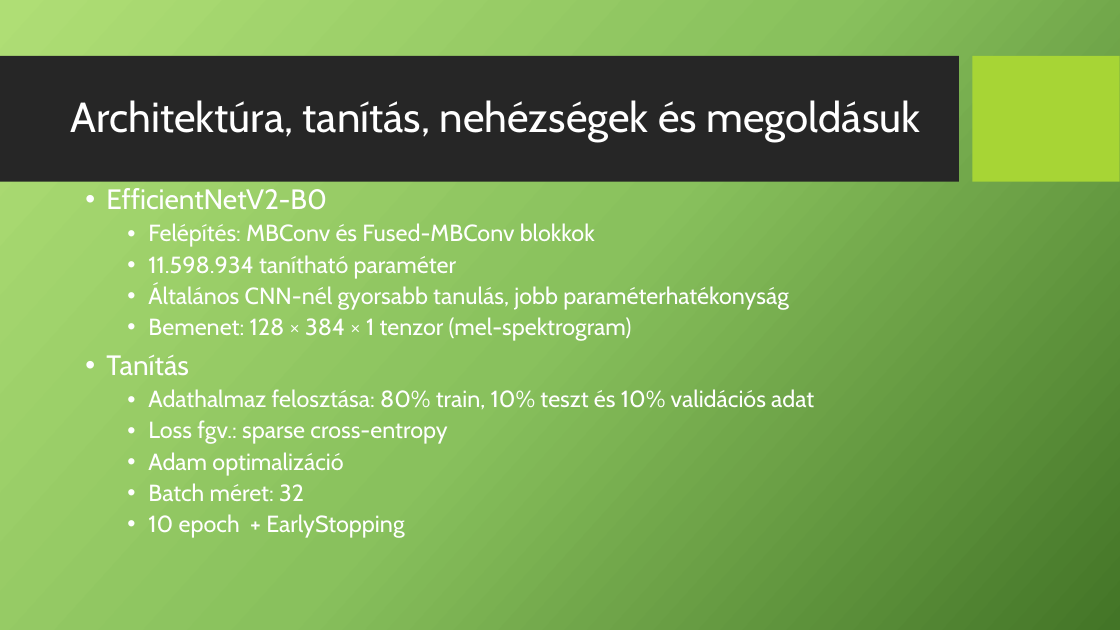
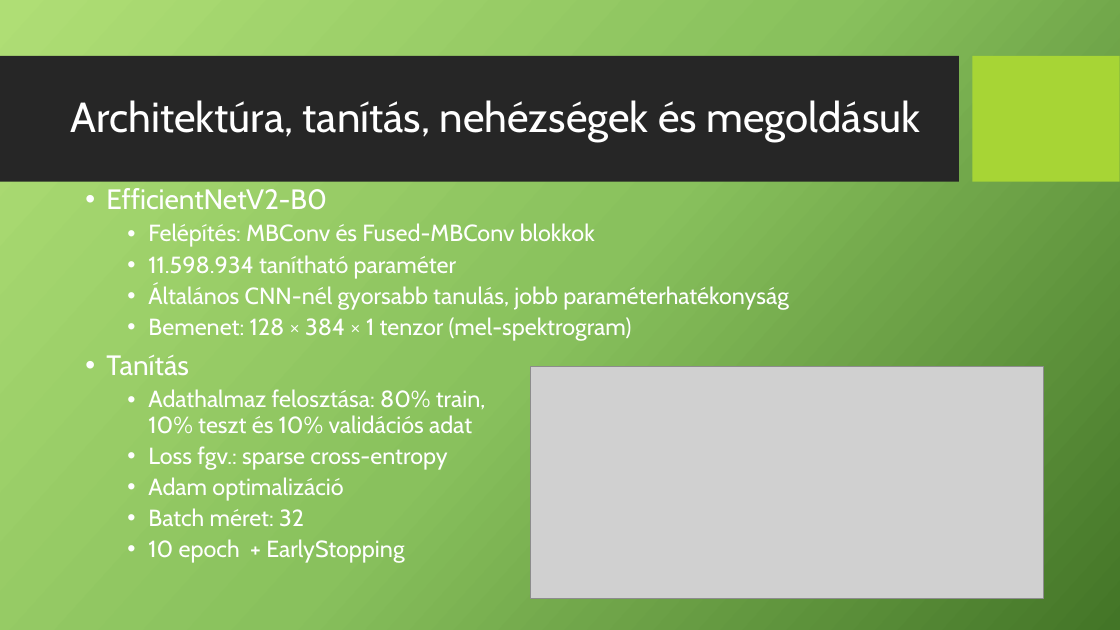
Before and after one commit to nagocs/birdclef-challenge, a slide deck: slide 6 of docs/AMV.pptx. Drawn at 1120x630 pixels with LibreOffice and Linux fonts; fonts in the diff are those of the drawing; grey boxes stand for pictures; background and template pictures are left out. Boxes give left, top, right and bottom in pixels: in the first picture for what was removed or moved away, otherwise in the second. Text is boxed around its words. In the diff, an @@ line names an element or a change of style, - is before the commit and + after.

```diff
--- a/docs/AMV.pptx
+++ b/docs/AMV.pptx
@@ text "EfficientNetV2-B0" rewrapped from (106,188,814,538) to (106,188,789,563) @@
@@ picture added at (530,366,1043,598) @@
```
Also in this commit, not shown: 3 other slides changed.
